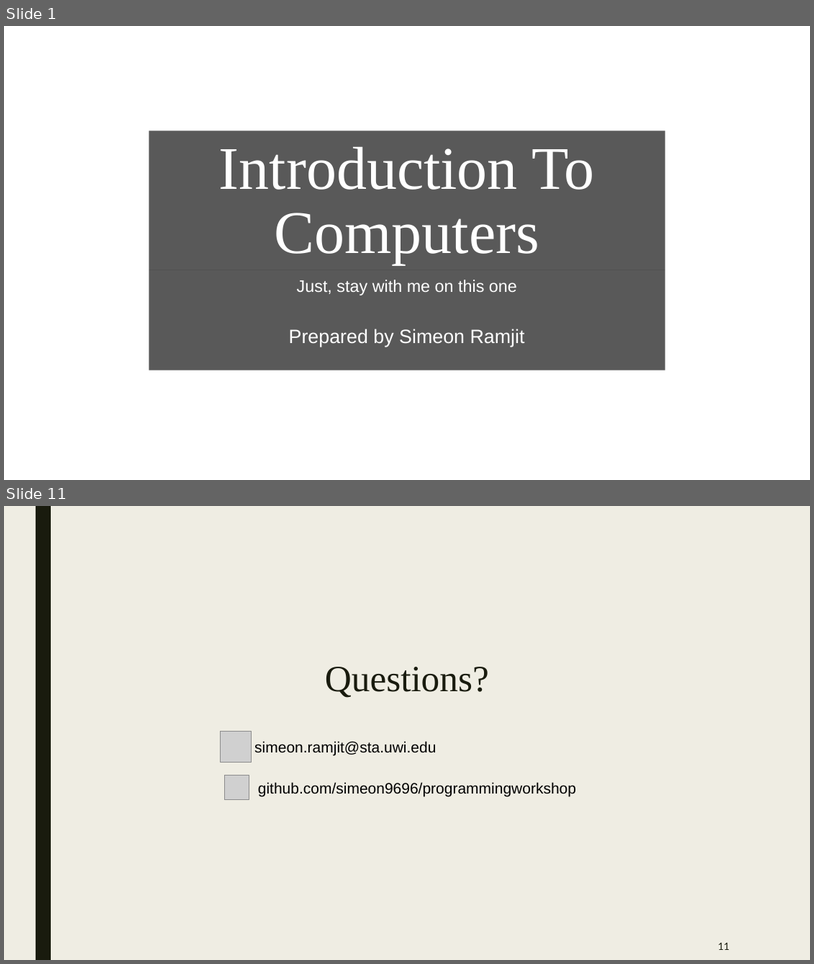
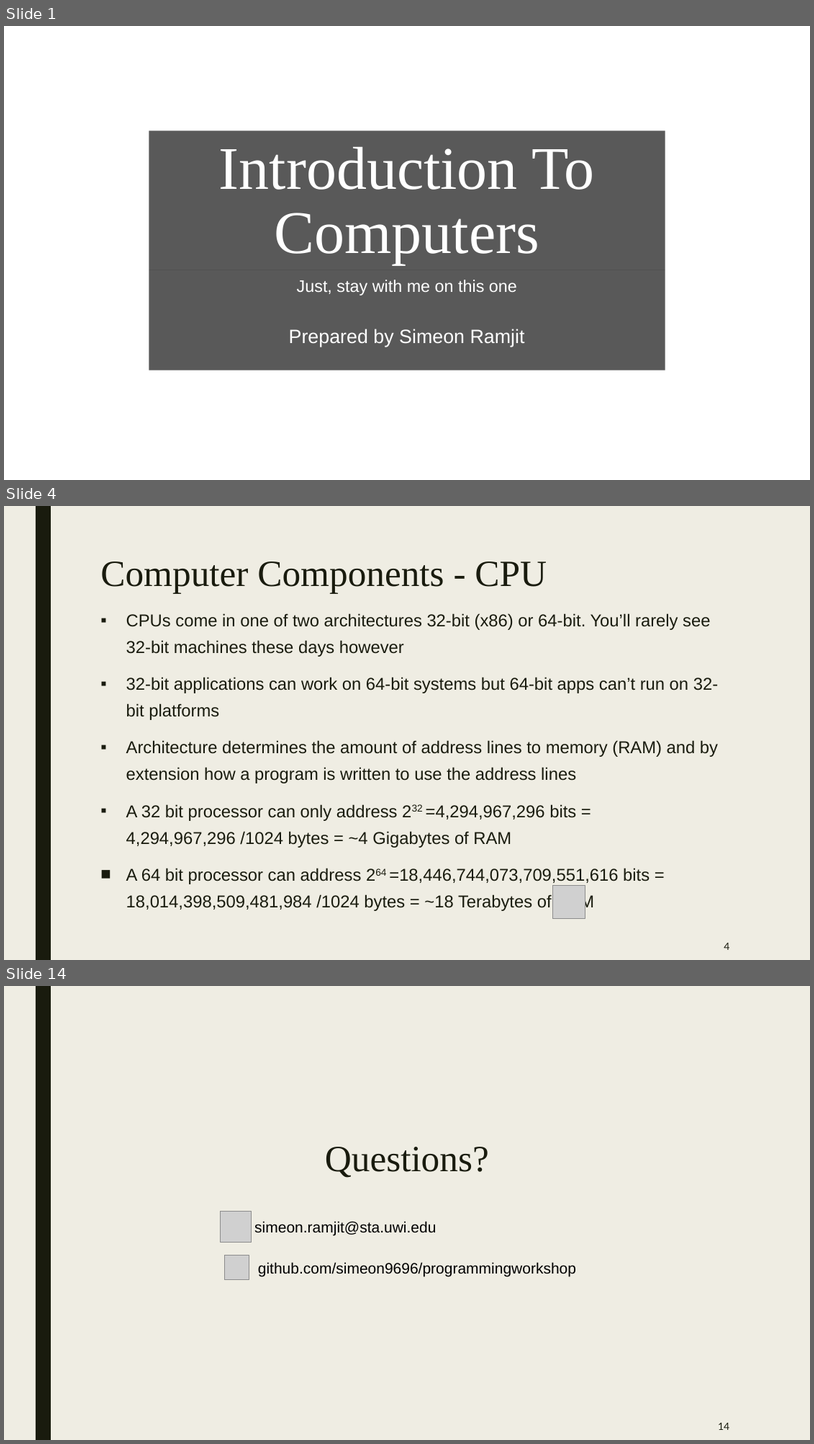
Before and after one commit to simeon9696/programmingworkshop, a slide deck: 2.) Introduction to computers/Introduction to computers.pptx. Shown one above the other, each under a label of ours: slides 1 and 11 before the commit, slides 1, 4 and 14 after it; the slides between them are not shown. The pictures are 814x964 and 814x1444 pixels, drawn with LibreOffice and Linux fonts; fonts in the diff are those of the drawing; grey boxes stand for pictures; background and template pictures are left out. Boxes give left, top, right and bottom in pixels: in the first picture for what was removed or moved away, otherwise in the second. Text is boxed around its words. In the diff, an @@ line names an element or a change of style, - is before the commit and + after.

Commit message:
added introduction to computers and pointers

```diff
--- a/2.) Introduction to computers/Introduction to computers.pptx
+++ b/2.) Introduction to computers/Introduction to computers.pptx
@@ slide 4 added at <box>4,506,810,960</box>, background #EFEDE3; not listed: 1 template element that a slide beside it also shows @@
@@ title added at <box>100,561,547,593</box>, 44 pt, text #191B0E @@
+Computer Components - CPU
@@ text added at <box>126,613,718,911</box>, 20.4 pt, text #191B0E @@
+▪ CPUs come in one of two architectures 32-bit (x86) or 64-bit. You’ll rarely see 32-bit machines these days however
+▪ 32-bit applications can work on 64-bit systems but 64-bit apps can’t run on 32-bit platforms
+▪ Architecture determines the amount of address lines to memory (RAM) and by extension how a program is written to use the address lines
+▪ A 32 bit processor can only address 232 =4,294,967,296 bits = 4,294,967,296 /1024 bytes = ~4 Gigabytes of RAM
+■ A 64 bit processor can address 264 =18,446,744,073,709,551,616 bits = 18,014,398,509,481,984 /1024 bytes = ~18 Terabytes of RAM
@@ picture added at <box>553,885,585,918</box> @@
@@ page number added at <box>724,942,730,950</box>, 12 pt, text #191B0E @@
+4
@@ what was slide 11 is now slide 14 @@
@@ page number at <box>718,1422,730,1430</box>: text changed @@
-11
+14
```
Also in this commit, not shown: 9 slides changed, 2 other slides added, 3 other files.
